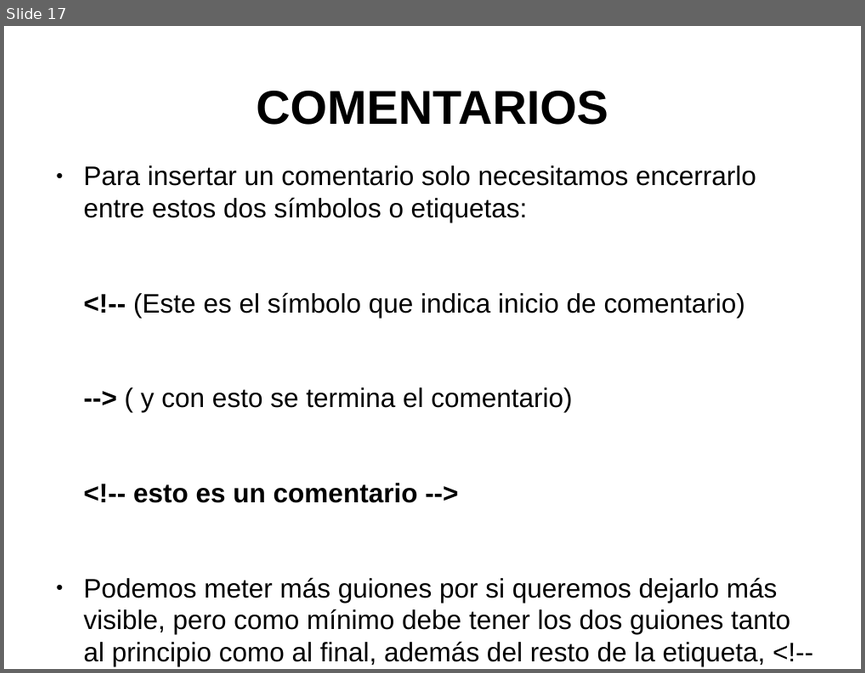
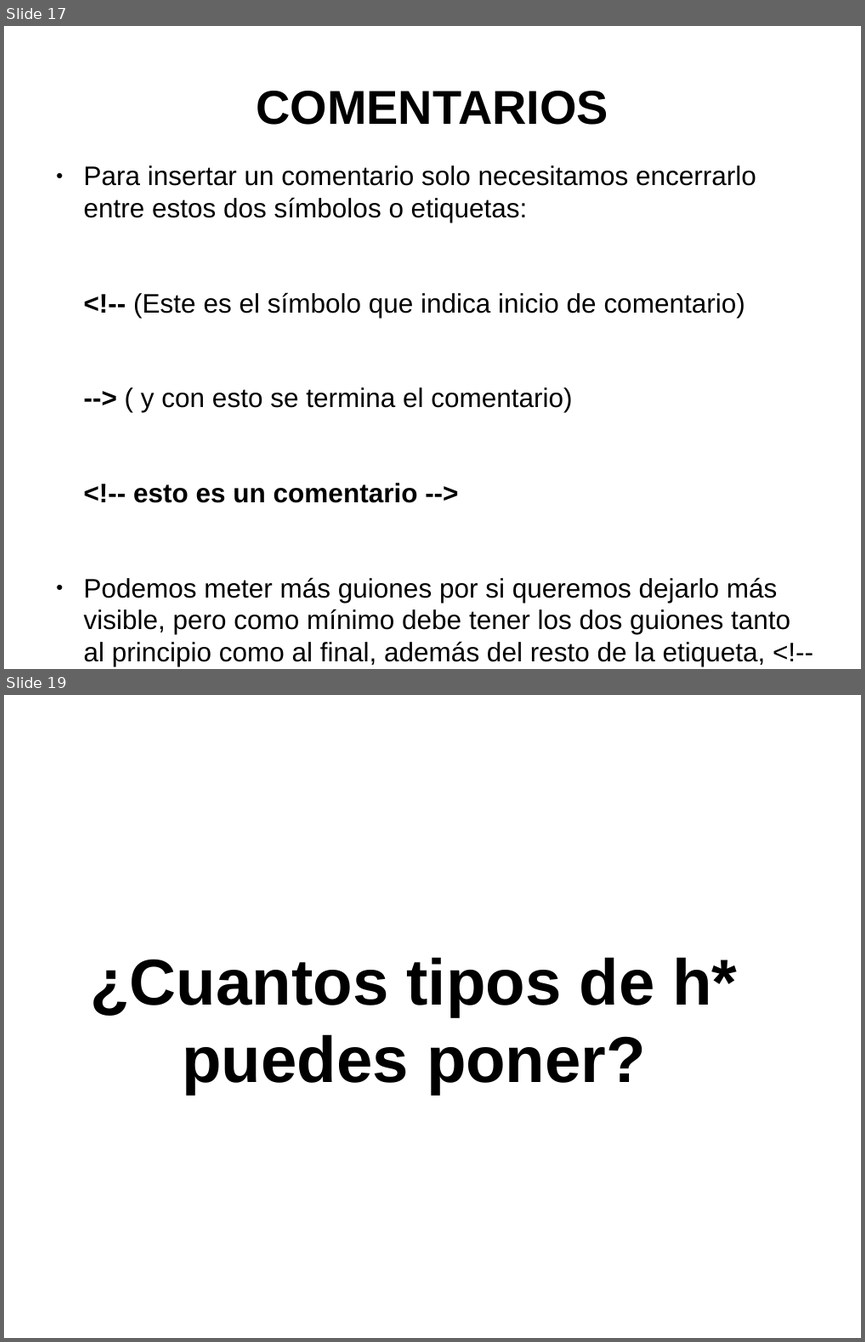
Before and after one commit to toblerone554/CampusInfantil2016, a slide deck: Veteranos/html/PresentaciónHTML.odp. Shown one above the other, each under a label of ours: slide 17 before the commit, slides 17 and 19 after it; the slides between them are not shown. The pictures are 865x673 and 865x1342 pixels, drawn with LibreOffice and Linux fonts; fonts in the diff are those of the drawing. Boxes give left, top, right and bottom in pixels: in the first picture for what was removed or moved away, otherwise in the second. Text is boxed around its words. In the diff, an @@ line names an element or a change of style, - is before the commit and + after.

```diff
--- a/Veteranos/html/PresentaciónHTML.odp
+++ b/Veteranos/html/PresentaciónHTML.odp
@@ slide 19 added at [4, 695, 861, 1338], background #FFFFFF @@
@@ title added at [90, 957, 737, 1095], 60 pt, text #000000, bold @@
+¿Cuantos tipos de h* puedes poner?
```
Also in this commit, not shown: 3 other slides added, 4 slides removed, 5 other files.
